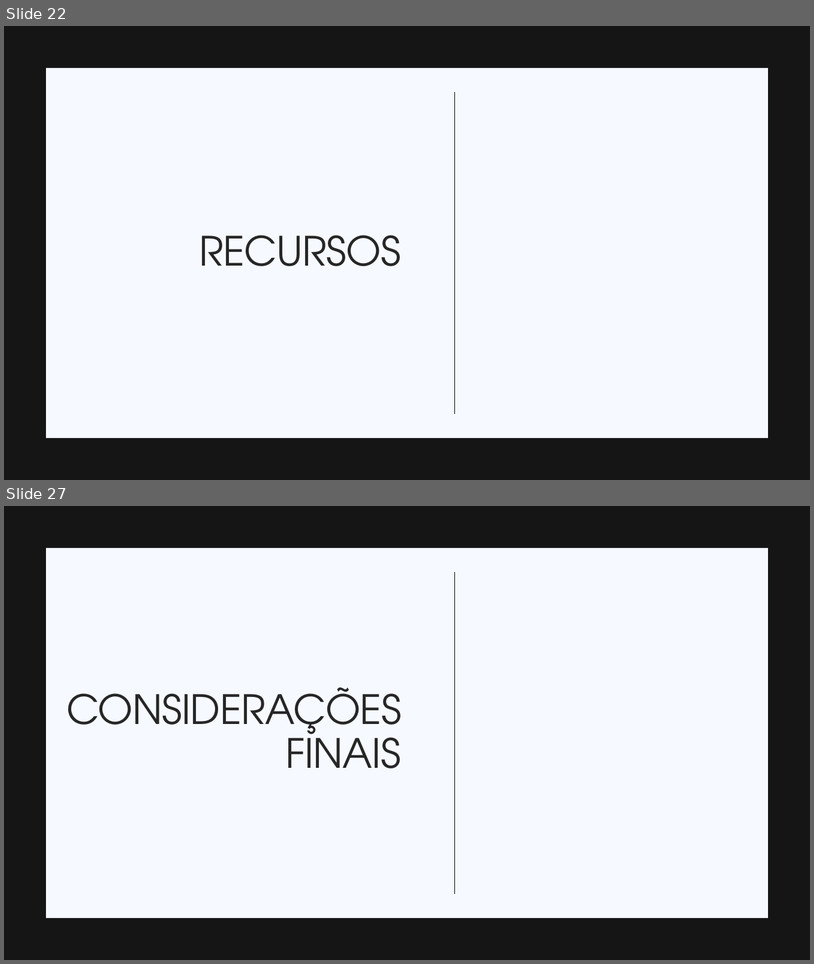
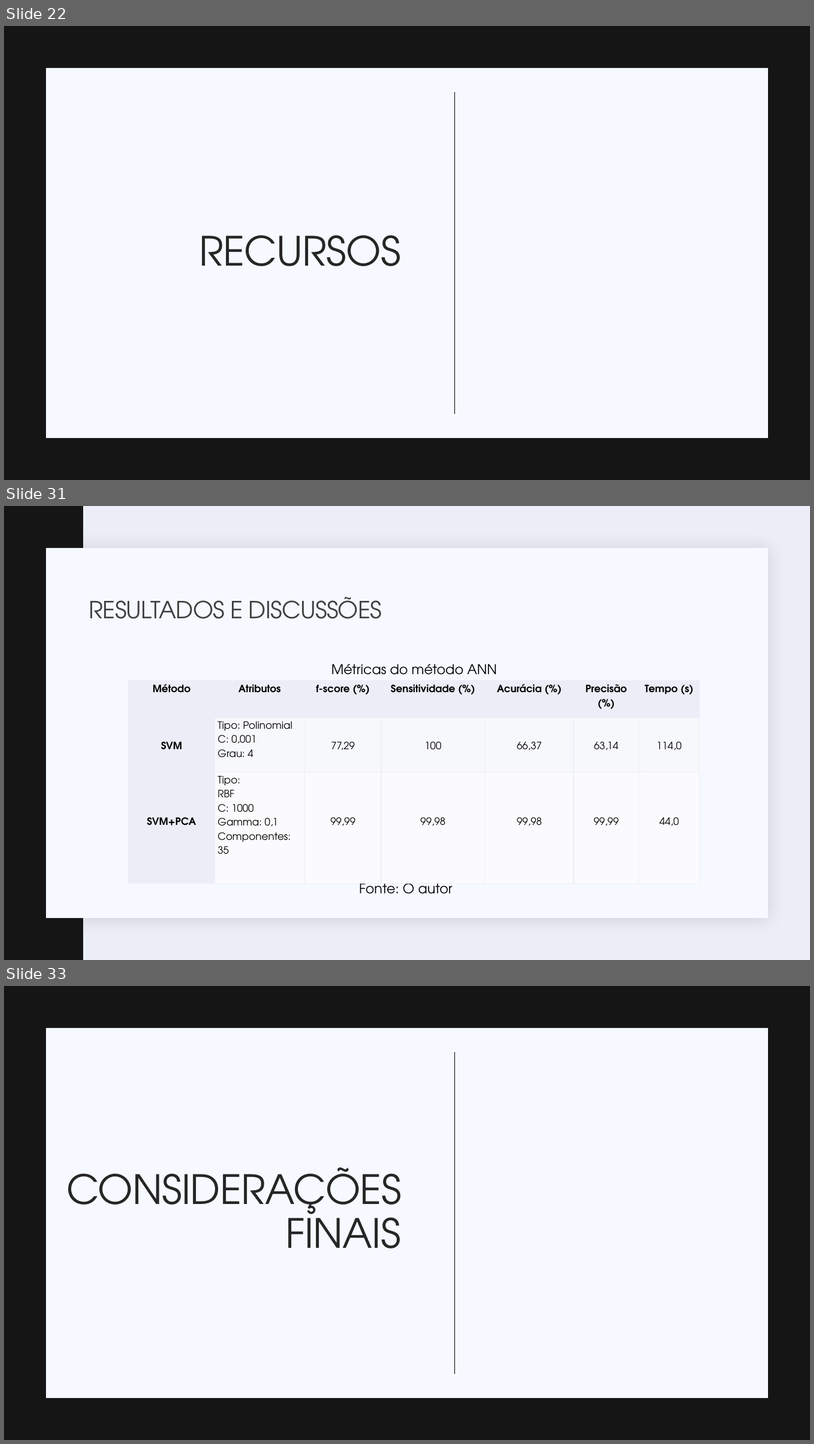
Before and after one commit to JoaoGNT/DDoS_Detection, a slide deck: Apresentação.pptx. Shown one above the other, each under a label of ours: slides 22 and 27 before the commit, slides 22, 31 and 33 after it; the slides between them are not shown. The pictures are 814x964 and 814x1444 pixels, drawn with LibreOffice and Linux fonts; fonts in the diff are those of the drawing. Boxes give left, top, right and bottom in pixels: in the first picture for what was removed or moved away, otherwise in the second. Text is boxed around its words. In the diff, an @@ line names an element or a change of style, - is before the commit and + after.

```diff
--- a/Apresentação.pptx
+++ b/Apresentação.pptx
@@ slide 31 added at (4,506,810,960), background #ECEEF7; not listed: 1 template element that a slide beside it also shows @@
@@ rectangle added at (4,506,83,960), fill #141514 @@
@@ title added at (89,597,382,619), 28 pt, text #404040 @@
+RESULTADOS E DISCUSSÕES
@@ text added at (332,664,497,675), 16 pt, text #000000 @@
+Métricas do método ANN
@@ table added at (129,680,699,882), 3 rows, 7 columns @@
+Método | Atributos | f-score (%) | Sensitividade (%) | Acurácia (%) | Precisão (%) | Tempo (s)
+SVM | Tipo: Polinomial C: 0,001 Grau: 4 | 77,29 | 100 | 66,37 | 63,14 | 114,0
+SVM+PCA | Tipo: RBF C: 1000 Gamma: 0,1 Componentes: 35 | 99,99 | 99,98 | 99,98 | 99,99 | 44,0
@@ text added at (359,883,453,894), 16 pt, text #000000 @@
+Fonte: O autor
@@ what was slide 27 is now slide 33 @@
```
Also in this commit, not shown: 6 slides changed, 10 other slides added, 2 slides removed, 6 other files.
